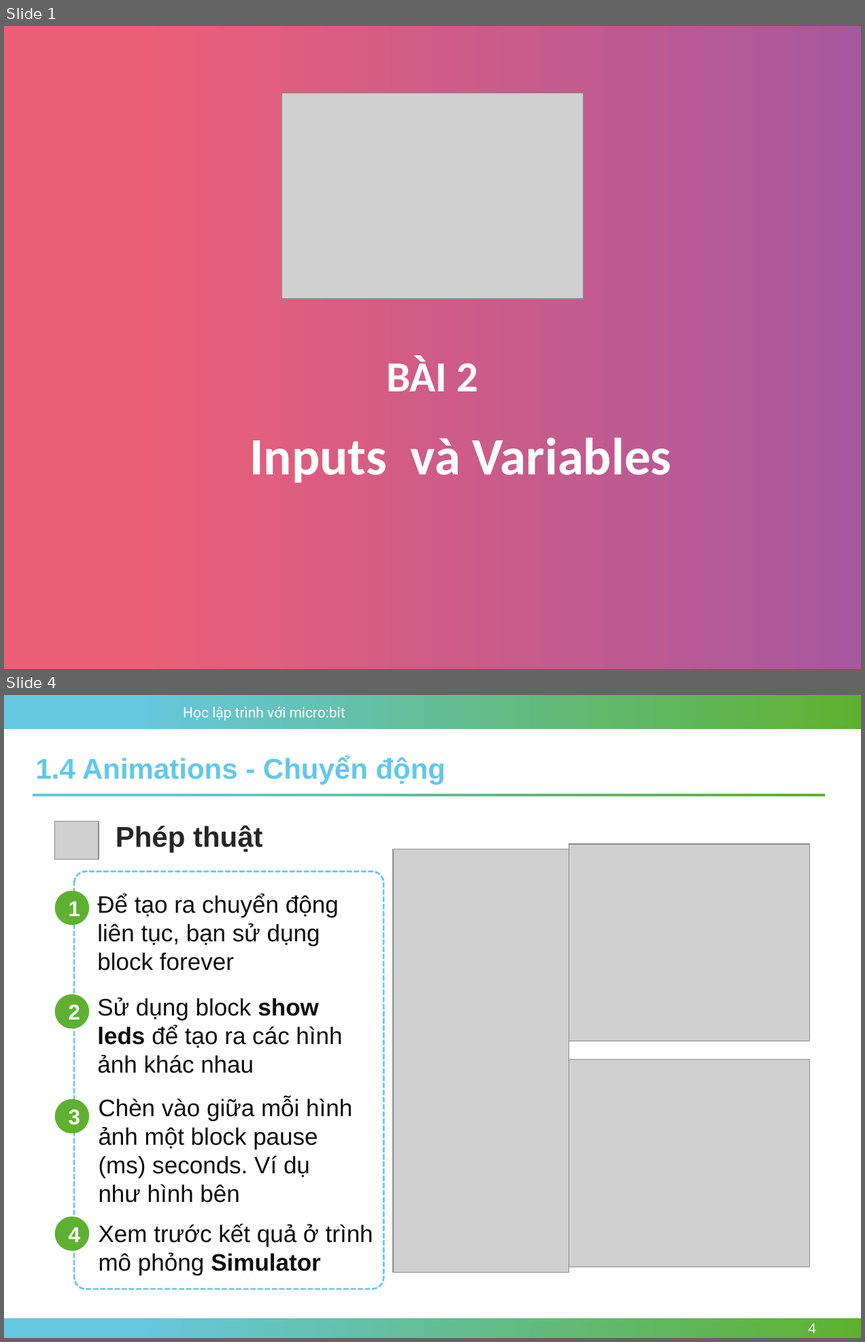
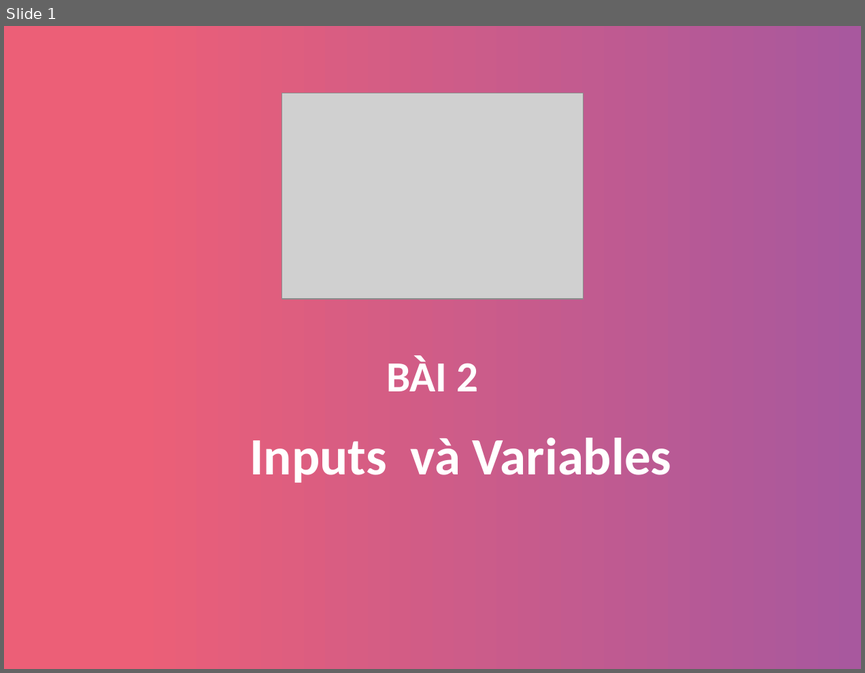
Before and after one commit to nhannn87dn/Learn-microbit, a slide deck: Lessions/Bai-02-Inputs-and-Variables/2.Bai-02-Inputs-and-Variables-p1.pptx. Shown one above the other, each under a label of ours: slides 1 and 4 before the commit, slide 1 after it; the slides between them are not shown. The pictures are 865x1342 and 865x673 pixels, drawn with LibreOffice and Linux fonts; fonts in the diff are those of the drawing; grey boxes stand for pictures; background and template pictures are left out. Boxes give left, top, right and bottom in pixels: in the first picture for what was removed or moved away, otherwise in the second. Text is boxed around its words. In the diff, an @@ line names an element or a change of style, - is before the commit and + after.

```diff
--- a/Lessions/Bai-02-Inputs-and-Variables/2.Bai-02-Inputs-and-Variables-p1.pptx
+++ b/Lessions/Bai-02-Inputs-and-Variables/2.Bai-02-Inputs-and-Variables-p1.pptx
@@ slide 4 removed at bbox=[4, 695, 861, 1338], background #FFFFFF @@
@@ rectangle removed at bbox=[4, 695, 861, 729] @@
@@ text removed at bbox=[183, 707, 345, 720] @@
-Học lập trình với micro:bit
@@ text removed at bbox=[36, 756, 446, 784] @@
-1.4 Animations - Chuyển động
@@ rectangle removed at bbox=[33, 794, 825, 796] @@
@@ picture removed at bbox=[54, 821, 99, 860] @@
@@ text removed at bbox=[116, 825, 263, 852] @@
-Phép thuật
@@ picture removed at bbox=[393, 849, 568, 1272] @@
@@ picture removed at bbox=[568, 844, 809, 1041] @@
@@ rounded rectangle removed at bbox=[74, 872, 383, 1289] @@
@@ ellipse removed at bbox=[54, 890, 89, 925] @@
-1
@@ text removed at bbox=[97, 894, 339, 970] @@
-Để tạo ra chuyển động liên tục, bạn sử dụng block forever
@@ ellipse removed at bbox=[54, 994, 89, 1028] @@
-2
@@ text removed at bbox=[97, 997, 342, 1073] @@
-Sử dụng block show leds để tạo ra các hình ảnh khác nhau
@@ picture removed at bbox=[568, 1059, 809, 1266] @@
@@ ellipse removed at bbox=[54, 1098, 89, 1133] @@
-3
@@ text removed at bbox=[99, 1097, 352, 1202] @@
-Chèn vào giữa mỗi hình ảnh một block pause (ms) seconds. Ví dụ như hình bên
@@ ellipse removed at bbox=[54, 1216, 89, 1250] @@
-4
@@ text removed at bbox=[99, 1223, 373, 1274] @@
-Xem trước kết quả ở trình mô phỏng Simulator
@@ rectangle removed at bbox=[4, 1318, 861, 1338] @@
@@ page number removed at bbox=[808, 1323, 816, 1333] @@
-4
```
Also in this commit, not shown: 3 slides changed, 6 slides added, 1 other slide removed, 3 other files.
